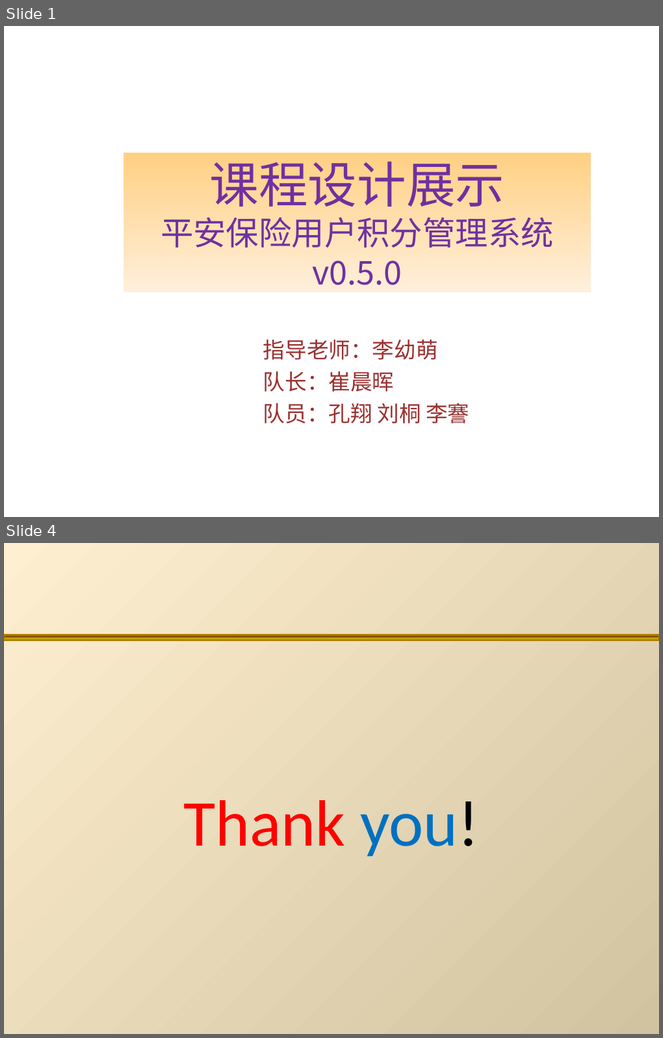
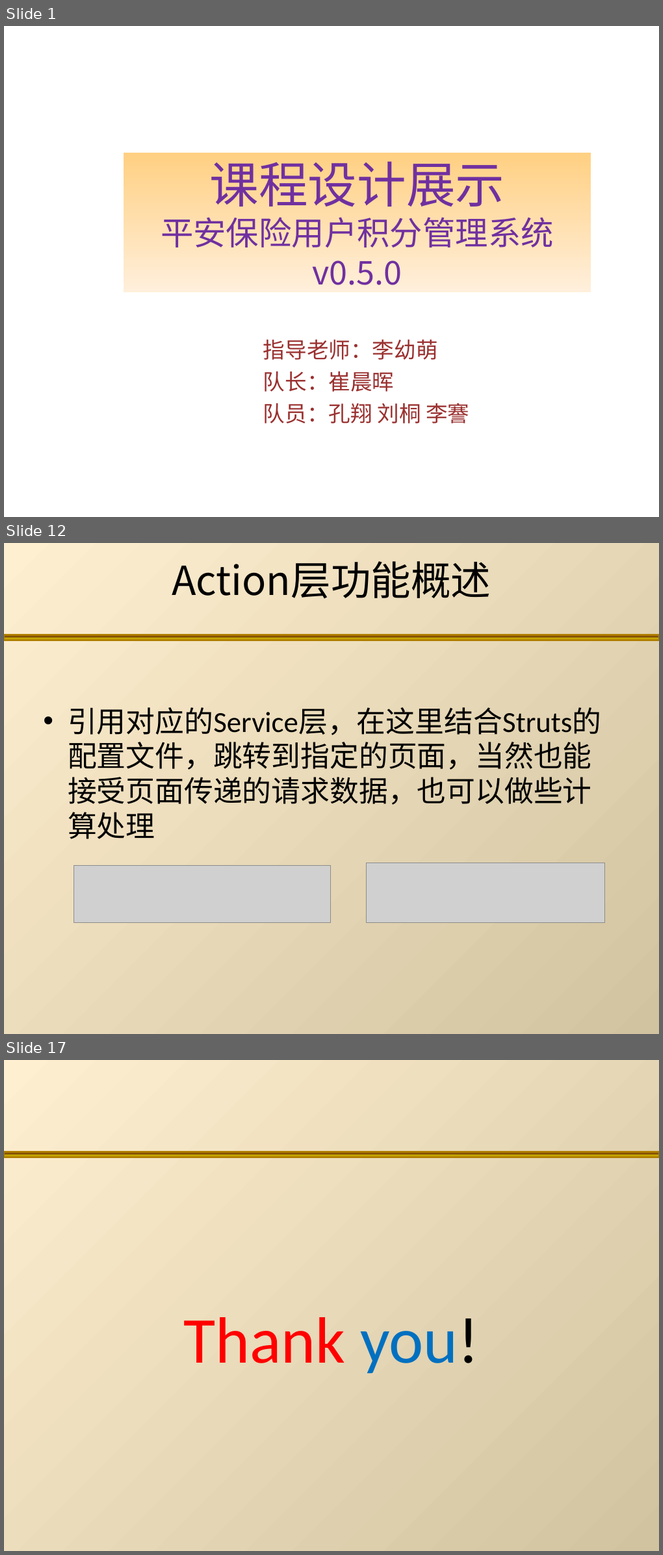
Before and after one commit to TJSS/CreditManage, a slide deck: 文档/积分管理.ppt. Shown one above the other, each under a label of ours: slides 1 and 4 before the commit, slides 1, 12 and 17 after it; the slides between them are not shown. The pictures are 663x1038 and 663x1555 pixels, drawn with LibreOffice and Linux fonts; fonts in the diff are those of the drawing; grey boxes stand for pictures; background and template pictures are left out. Boxes give left, top, right and bottom in pixels: in the first picture for what was removed or moved away, otherwise in the second. Text is boxed around its words. In the diff, an @@ line names an element or a change of style, - is before the commit and + after.

```diff
--- a/文档/积分管理.ppt
+++ b/文档/积分管理.ppt
@@ slide 12 added at [4,543,659,1034], background gradient #FFEFD1 to #D1C39F; not listed: 1 template element that a slide beside it also shows @@
@@ title added at [172,561,491,599], 44 pt, text #000000 @@
+Action层功能概述
@@ text added at [68,707,601,839], 32 pt, text #000000 @@
+• 引用对应的Service层，在这里结合Struts的配置文件，跳转到指定的页面，当然也能接受页面传递的请求数据，也可以做些计算处理
@@ picture added at [74,866,331,923] @@
@@ picture added at [366,863,605,923] @@
@@ what was slide 4 is now slide 17 @@
```
Also in this commit, not shown: 1 slide changed, 13 other slides added, 1 slide removed.
